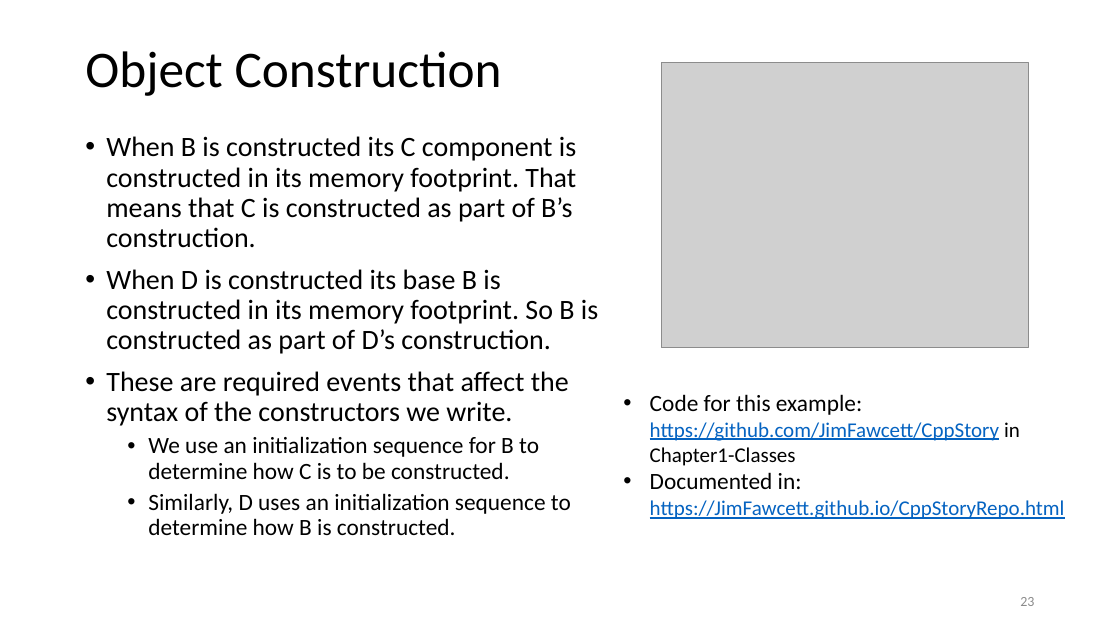
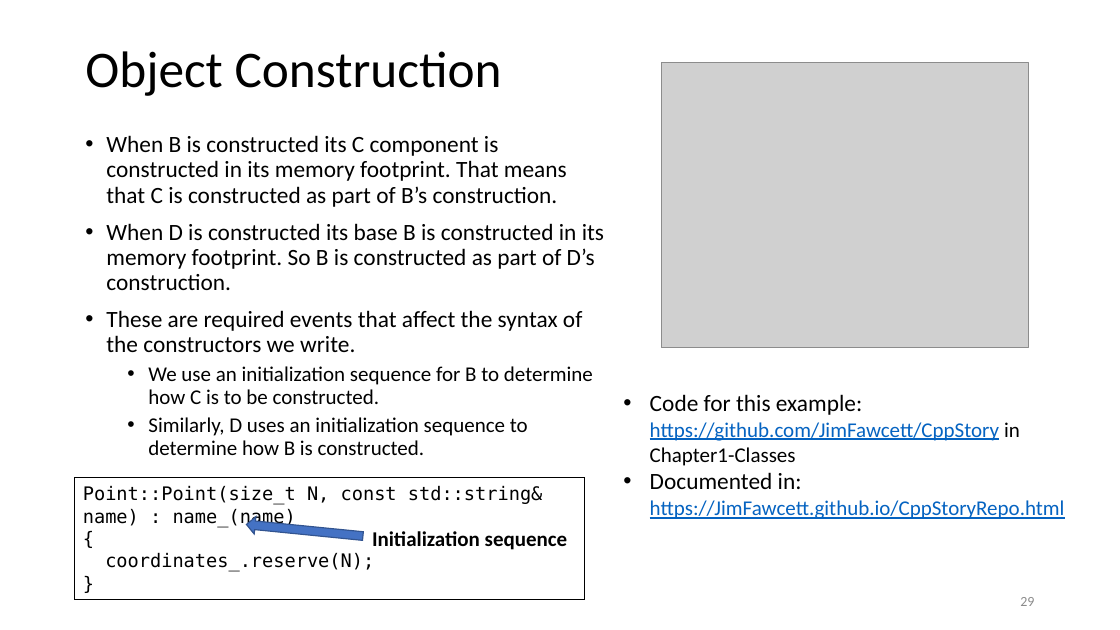
Before and after one commit to JimFawcett/JimFawcett.github.io, a slide deck: slide 29 of Resources/CppModels.pptx (slide 23 before the commit). Drawn at 1120x630 pixels with LibreOffice and Linux fonts; fonts in the diff are those of the drawing; grey boxes stand for pictures. Boxes give left, top, right and bottom in pixels: in the first picture for what was removed or moved away, otherwise in the second. Text is boxed around its words. In the diff, an @@ line names an element or a change of style, - is before the commit and + after.

```diff
--- a/Resources/CppModels.pptx
+++ b/Resources/CppModels.pptx
@@ text "When B is constructed its ..." at bbox=[106, 135, 604, 455]: size 24 to 20 pt in "When B is constructed its C component ...", "When D is constructed its base B ...", "These are required events that affect the ..."; size 20 to 18 pt in "We use an initialization sequence for B ...", "Similarly, D uses an initialization sequence to ..." @@
@@ rectangle added at bbox=[75, 478, 586, 600], outline #000000 0.75 pt, 16 pt, text #000000 @@
+Point::Point(size_t N, const std::string& name) : name_(name)
+{
+coordinates_.reserve(N);
+}
@@ right arrow added at bbox=[246, 516, 364, 545], fill #4472C4, outline #325491 1 pt @@
@@ text added at bbox=[372, 531, 568, 550], 18 pt, text #000000, bold @@
+Initialization sequence
@@ page number at bbox=[1020, 597, 1034, 606]: text changed @@
-23
+29
```
Also in this commit, not shown: 6 other slides changed, 12 slides added, 4 other files.
